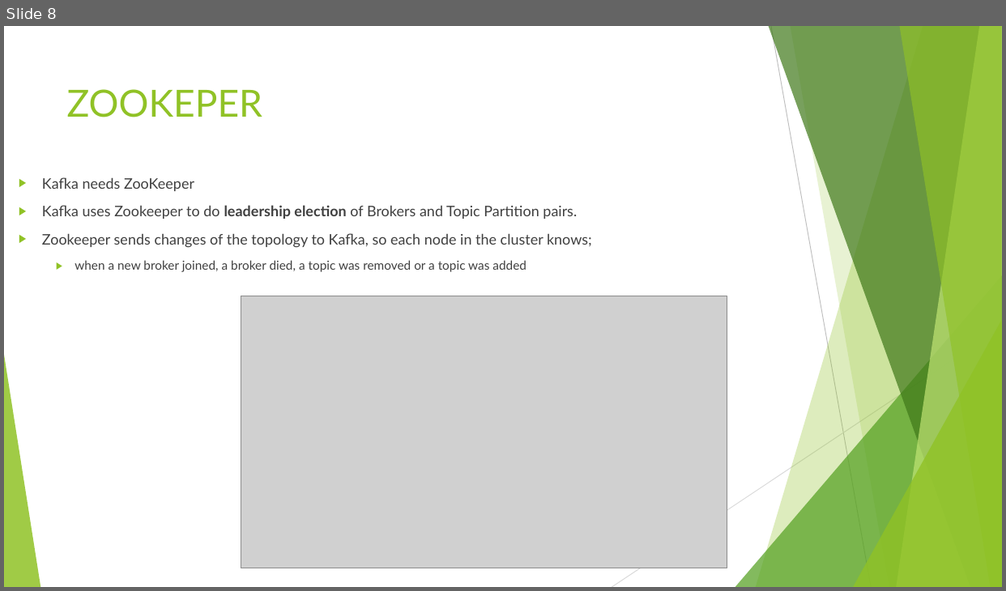
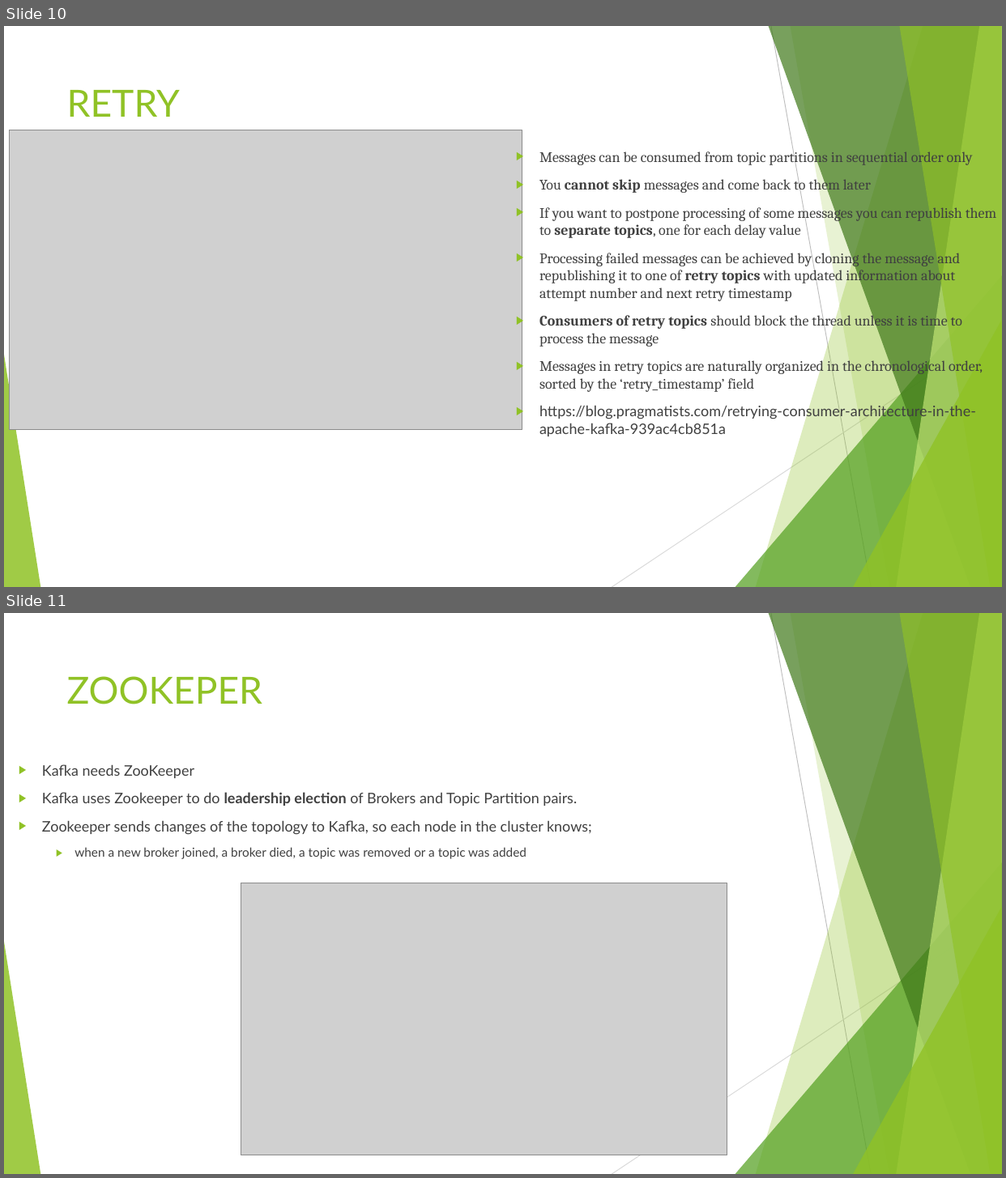
Before and after one commit to farukterzioglu/Kafka-Workout, a slide deck: Kafka.pptx. Shown one above the other, each under a label of ours: slide 8 before the commit, slides 10 and 11 after it. The pictures are 1006x591 and 1006x1178 pixels, drawn with LibreOffice and Linux fonts; fonts in the diff are those of the drawing; grey boxes stand for pictures. Boxes give left, top, right and bottom in pixels: in the first picture for what was removed or moved away, otherwise in the second. Text is boxed around its words. In the diff, an @@ line names an element or a change of style, - is before the commit and + after.

```diff
--- a/Kafka.pptx
+++ b/Kafka.pptx
@@ slide 10 added at bbox=[4, 26, 1002, 587], background #FFFFFF; not listed: 10 template elements that a slide beside it also shows @@
@@ title added at bbox=[67, 90, 180, 117], 36 pt, text #90C226 @@
+RETRY
@@ picture added at bbox=[9, 130, 522, 430] @@
@@ text added at bbox=[539, 148, 996, 437], 14 pt, text #404040 @@
+  ▶ Messages can be consumed from topic partitions in sequential order only
+  ▶ You cannot skip messages and come back to them later
+  ▶ If you want to postpone processing of some messages you can republish them to separate topics, one for each delay value
+  ▶ Processing failed messages can be achieved by cloning the message and republishing it to one of retry topics with updated information about attempt number and next retry timestamp
+  ▶ Consumers of retry topics should block the thread unless it is time to process the message
+  ▶ Messages in retry topics are naturally organized in the chronological order, sorted by the ‘retry_timestamp’ field
+  ▶ https://blog.pragmatists.com/retrying-consumer-architecture-in-the-apache-kafka-939ac4cb851a
@@ what was slide 8 is now slide 11 @@
```
Also in this commit, not shown: 5 other slides added, 2 other files.
